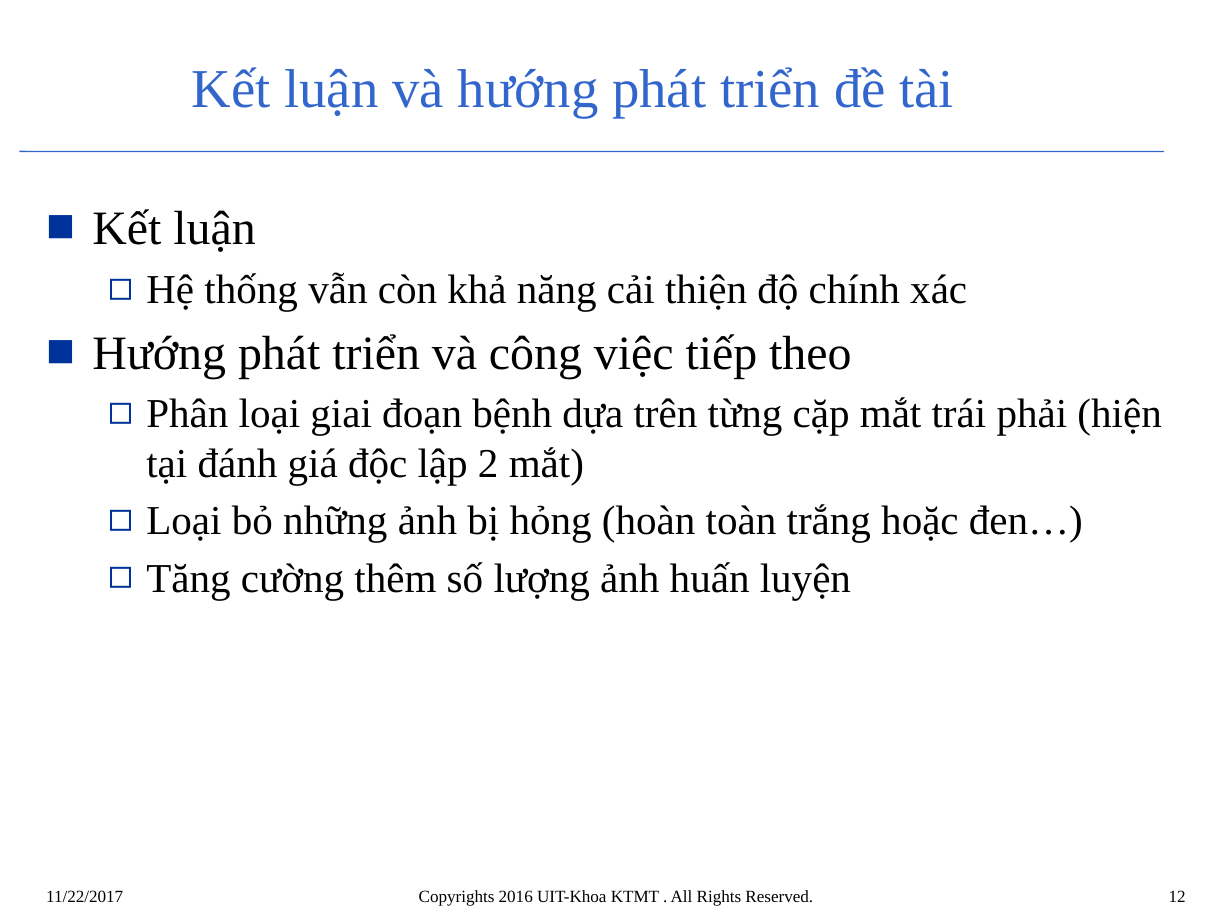
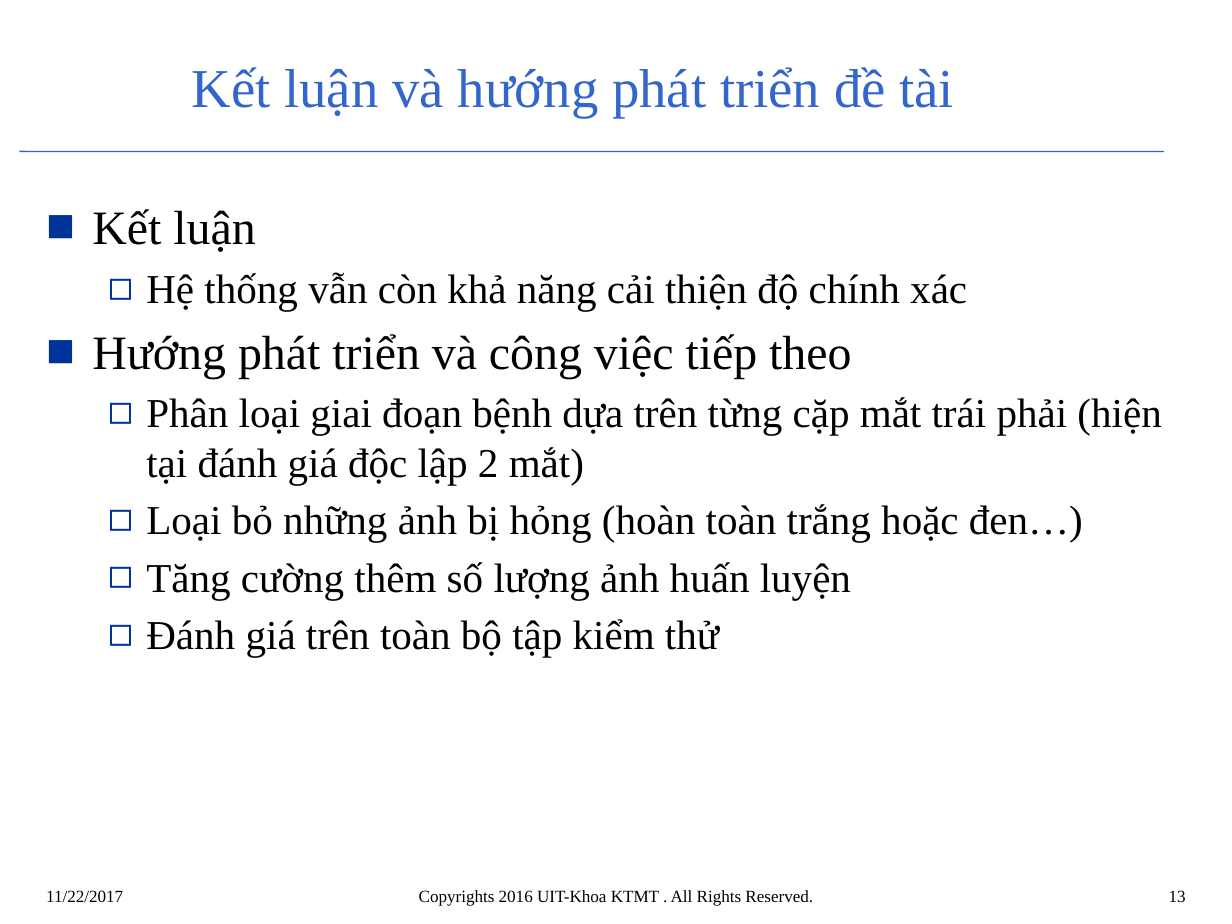
Before and after one commit to Huyvu7495/diabetic-retinopathy-deep-learning, a slide deck: slide 13 of paper/Mau_BaoCao_LVTN_Trinhbay.pptx (slide 12 before the commit). Drawn at 1232x924 pixels with LibreOffice and Linux fonts; fonts in the diff are those of the drawing; background and template pictures are left out. Boxes give left, top, right and bottom in pixels: in the first picture for what was removed or moved away, otherwise in the second. Text is boxed around its words. In the diff, an @@ line names an element or a change of style, - is before the commit and + after.

```diff
--- a/paper/Mau_BaoCao_LVTN_Trinhbay.pptx
+++ b/paper/Mau_BaoCao_LVTN_Trinhbay.pptx
@@ text at [146, 619, 719, 657]: paragraph added @@
+  ◻ Đánh giá trên toàn bộ tập kiểm thử
@@ page number at [1169, 890, 1186, 902]: text changed @@
-12
+13
```
Also in this commit, not shown: 1 other slide changed, 1 slide added, 2 other files.
